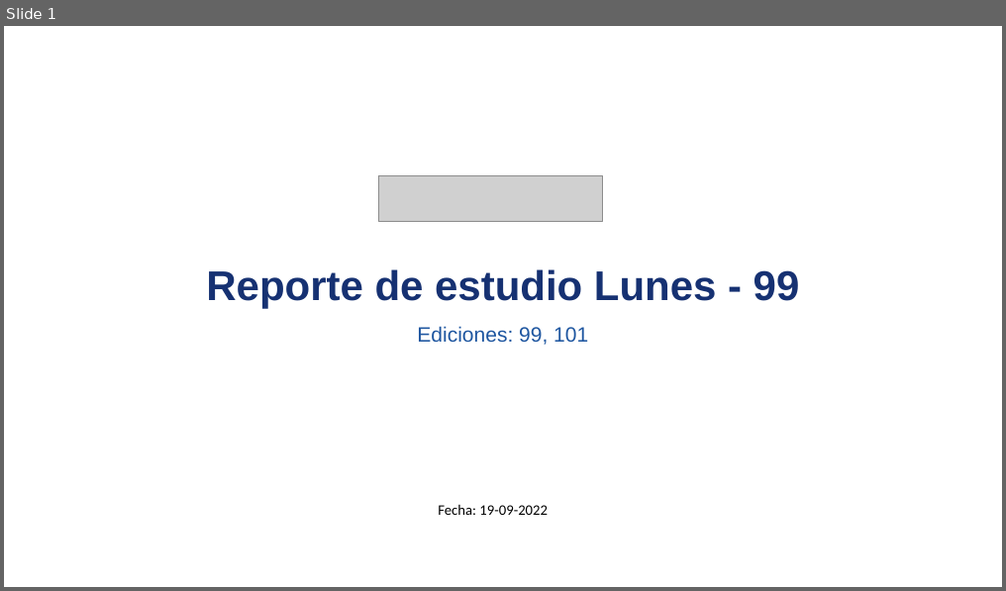
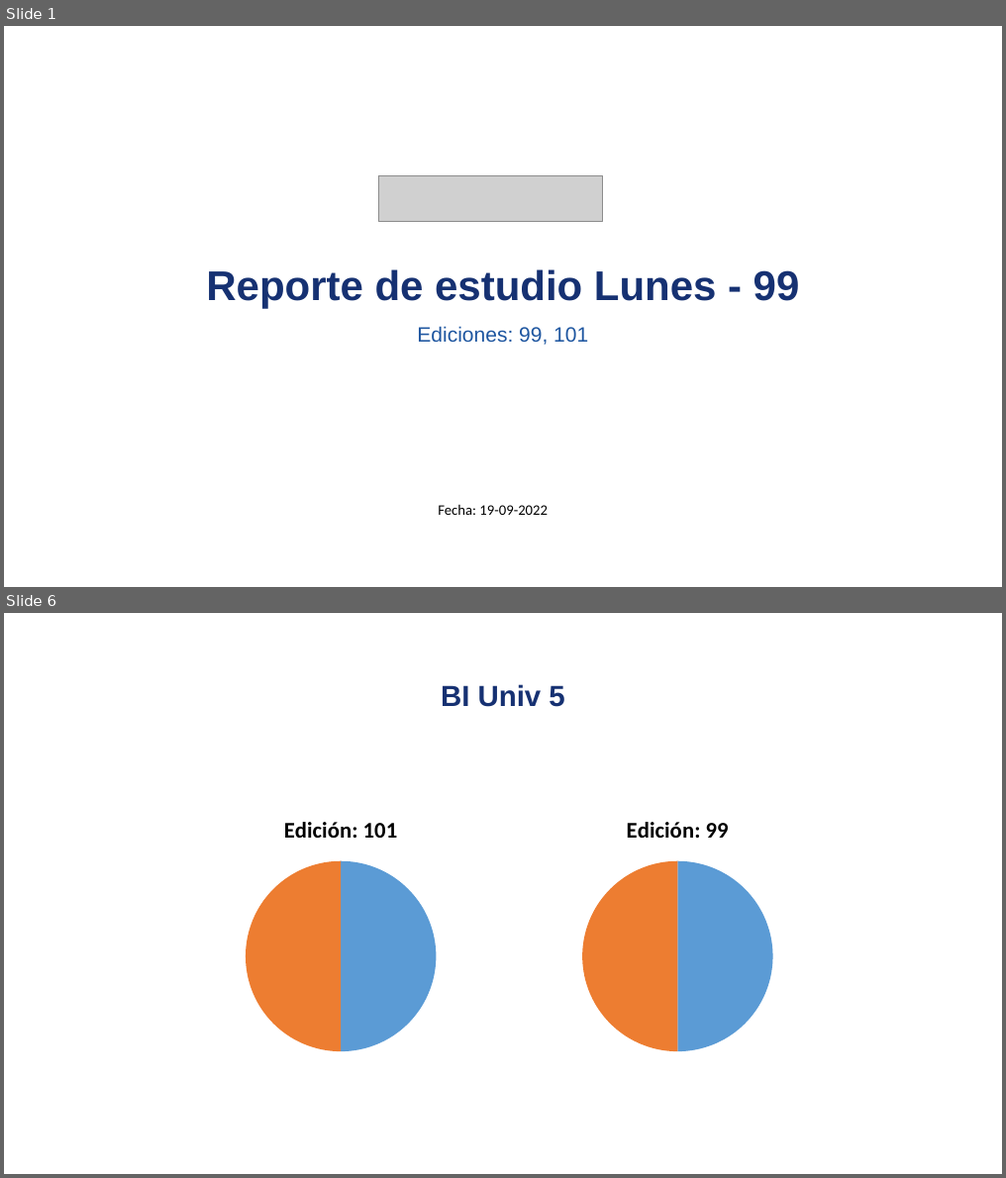
Before and after one commit to david-monroy/sistema-aid, a slide deck: sistemaaid/backend/ia/presentaciones/pruebapresentaciones.pptx. Shown one above the other, each under a label of ours: slide 1 before the commit, slides 1 and 6 after it; the slides between them are not shown. The pictures are 1006x591 and 1006x1178 pixels, drawn with LibreOffice and Linux fonts; fonts in the diff are those of the drawing; grey boxes stand for pictures. Boxes give left, top, right and bottom in pixels: in the first picture for what was removed or moved away, otherwise in the second. Text is boxed around its words. In the diff, an @@ line names an element or a change of style, - is before the commit and + after.

```diff
--- a/sistemaaid/backend/ia/presentaciones/pruebapresentaciones.pptx
+++ b/sistemaaid/backend/ia/presentaciones/pruebapresentaciones.pptx
@@ slide 6 added at [4, 613, 1002, 1174], background #FFFFFF @@
@@ title added at [441, 684, 564, 707], 28 pt, text #163172, bold @@
+BI Univ 5
@@ pie chart added at [191, 800, 491, 1062] @@
+title "Edición: 101"
+categories: 1, 2
+Edición: 101: 50, 50
@@ pie chart added at [528, 800, 828, 1062] @@
+title "Edición: 99"
+categories: 1, 2
+Edición: 99: 50, 50
```
Also in this commit, not shown: 1 slide changed, 3 other slides added, 1 other file.
